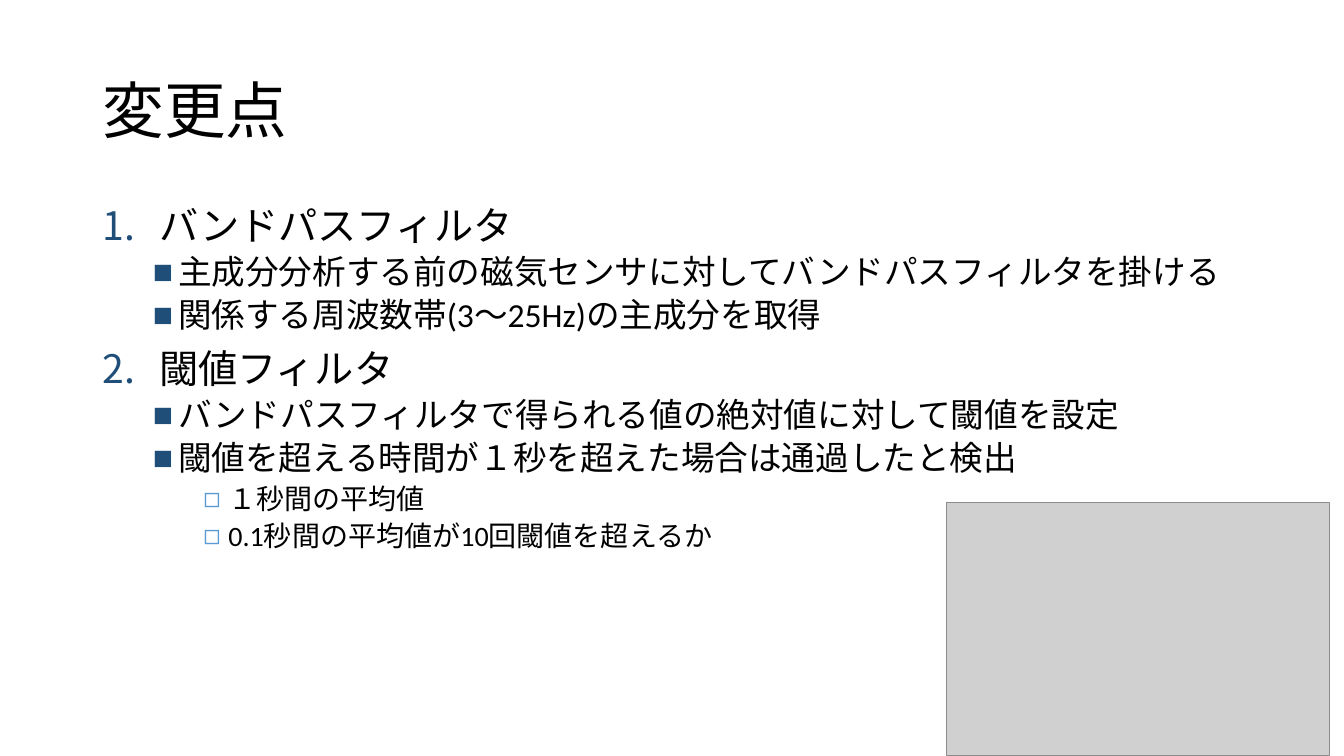
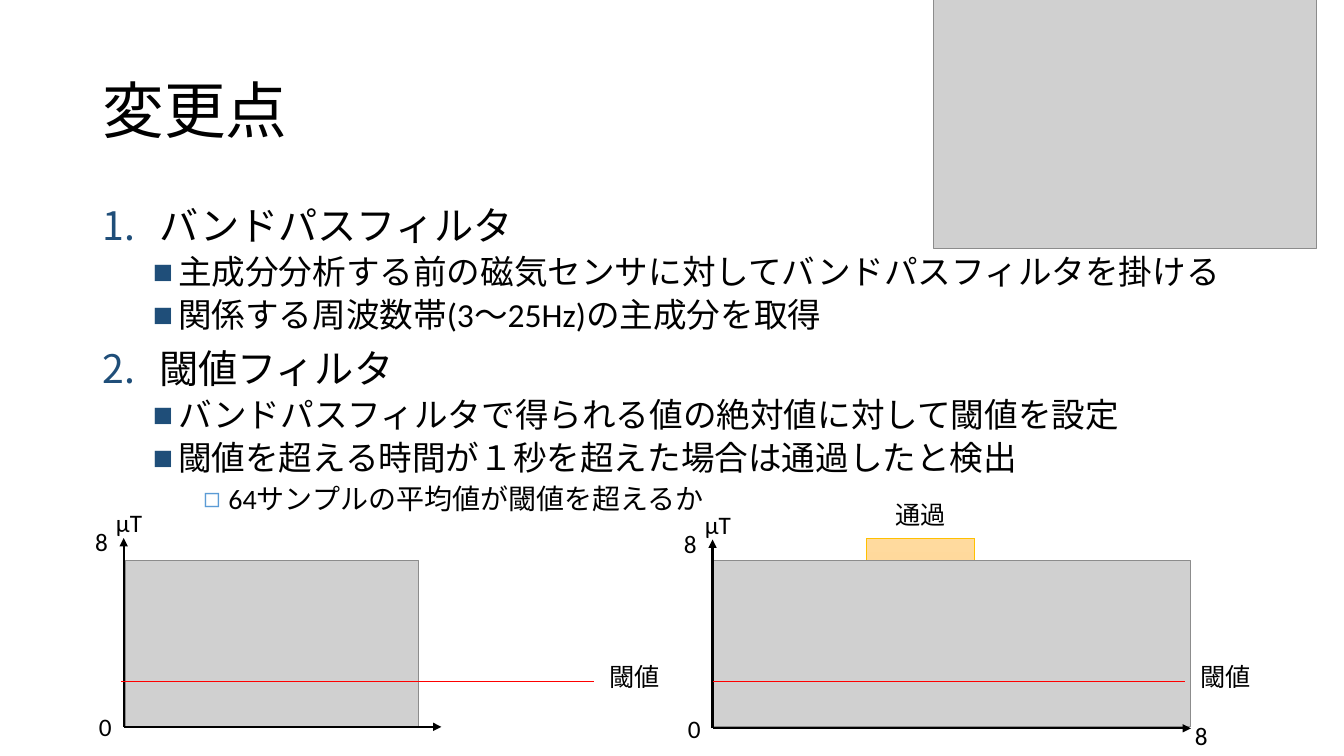
Before and after one commit to sen0810/src, a slide deck: slide 25 of ppt/中間発表用資料.pptx. Drawn at 1344x756 pixels with LibreOffice and Linux fonts; fonts in the diff are those of the drawing; grey boxes stand for pictures. Boxes give left, top, right and bottom in pixels: in the first picture for what was removed or moved away, otherwise in the second. Text is boxed around its words. In the diff, an @@ line names an element or a change of style, - is before the commit and + after.

Commit message:
ppt

```diff
--- a/ppt/中間発表用資料.pptx
+++ b/ppt/中間発表用資料.pptx
@@ picture: place and size @@
-picture at [947, 503, 1330, 756]
+picture at [934, 0, 1317, 248]
@@ text at [228, 486, 704, 512]: text changed @@
-    ◻ １秒間の平均値
-    ◻ 0.1秒間の平均値が10回閾値を超えるか
+    ◻ 64サンプルの平均値が閾値を超えるか
@@ text added at [896, 503, 946, 526], 18 pt, text #000000 @@
+通過
@@ text added at [95, 533, 108, 552], 18 pt, text #000000 @@
+8
@@ text added at [116, 515, 142, 539], 18 pt, text #000000 @@
+μT
@@ arrow added from (124, 727) to (124, 538), #000000 1.5 pt @@
@@ text added at [684, 535, 697, 554], 18 pt, text #000000 @@
+8
@@ text added at [705, 517, 731, 540], 18 pt, text #000000 @@
+μT
@@ arrow added from (713, 729) to (713, 539), #000000 1.5 pt @@
@@ rectangle added at [866, 538, 974, 727], fill gradient #FFDB9E to #FFD590 to #FFD07C, outline #FFC000 0.5 pt @@
@@ picture added at [125, 561, 418, 727] @@
@@ picture added at [713, 561, 1192, 727] @@
@@ line added from (121, 682) to (594, 682), #FF0000 0.5 pt @@
@@ text added at [609, 665, 659, 688], 18 pt, text #000000 @@
+閾値
@@ line added from (713, 682) to (1186, 682), #FF0000 0.5 pt @@
@@ text added at [1200, 665, 1250, 688], 18 pt, text #000000 @@
+閾値
@@ text added at [99, 719, 112, 736], 18 pt, text #000000 @@
+0
@@ arrow added from (124, 727) to (442, 727), #000000 1.5 pt @@
@@ text added at [688, 721, 701, 738], 18 pt, text #000000 @@
+0
@@ arrow added from (713, 729) to (1192, 729), #000000 1.5 pt @@
@@ text added at [1195, 727, 1208, 746], 18 pt, text #000000 @@
+8
```
Also in this commit, not shown: 3 other slides changed, 7 slides added.
